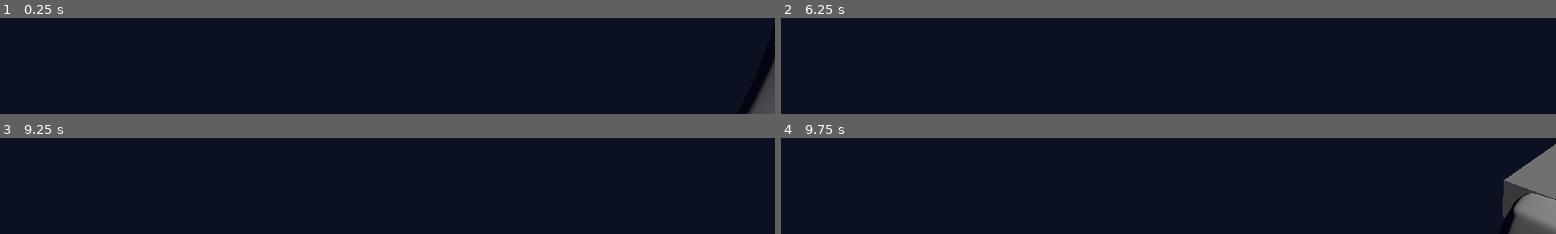
Above: before the commit, frames 1-4 (two rows, left to right).
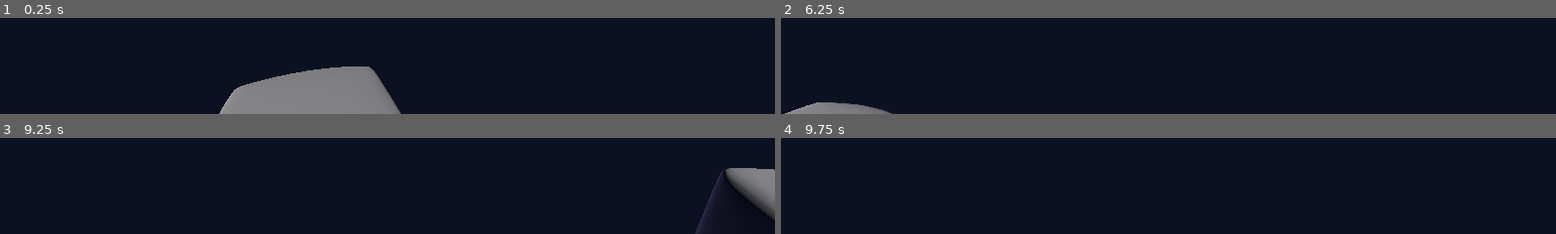
Above: after the commit, the same moments.

Repository: dairycultist/maltigi-run
Game: Godot game, scene res://world.tscn
The game is run twice, just before and just after one commit, with the same random seed, the same clock (stepped at 60 frames per second) and the same inputs.
Inputs (mouse positions are in pixels of both pictures, inside the frame that each line leads up to):
- Up to frame 1 (0.25 s): no input
- Up to frame 2 (6.25 s): tap Enter (ui_accept) at 0.5, 1.35, 1.52, 1.82, 2, 2.85, 3.02, 3.32, 3.5, 4.35, 4.52, 4.82, 5.85, 6.02 s; move the mouse to (outside the picture) at 0.52 s; hold Enter (ui_accept) 0.53-1.28 s; hold Up (walk_up) 0.53-5.78 s; move the mouse to (outside the picture) at 1.27 s; move the mouse to (outside the picture) at 2.02 s; hold Enter (ui_accept) 2.03-2.78 s; move the mouse to (outside the picture) at 2.77 s; move the mouse to (outside the picture) at 3.52 s; hold Enter (ui_accept) 3.53-4.28 s; move the mouse to (outside the picture) at 4.27 s; move the mouse to (outside the picture) at 5.02 s; hold Enter (ui_accept) 5.03-5.78 s; move the mouse to (outside the picture) at 5.77 s; hold Right (walk_right) from 5.78 s (still down)
- Up to frame 3 (9.25 s): tap Enter (ui_accept) at 6.32, 7.35, 7.52, 7.82, 8.85, 9.02 s; move the mouse to (outside the picture) at 6.52 s; release Right (walk_right) at 6.53 s; hold Enter (ui_accept) 6.53-7.28 s; hold Up (walk_up) 6.53-8.78 s; move the mouse to (outside the picture) at 7.27 s; move the mouse to (outside the picture) at 8.02 s; hold Enter (ui_accept) 8.03-8.78 s; move the mouse to (outside the picture) at 8.77 s; hold Left (walk_left) from 8.78 s (still down)
- Up to frame 4 (9.75 s): tap Enter (ui_accept) at 9.32 s; move the mouse to (outside the picture) at 9.52 s; release Left (walk_left) at 9.53 s; hold Up (walk_up) from 9.53 s (still down); hold Enter (ui_accept) from 9.53 s (still down)

The runs differ from the first frame. In frame 1, 9.6% of the frame differs, in the area x 28-100%, y 43-100%; in frame 2, 1.1%; in frame 3, 2.3%; in frame 4, 4.8%.

Commit message:
Boobcoins

Diff:
--- /dev/null
+++ b/boobcoin_animator.gd
@@ -0,0 +1,4 @@
+extends Node3D
+
+func _process(delta: float) -> void:
+	rotation.y += delta
--- a/path.tscn
+++ b/path.tscn
@@ -1,4 +1,7 @@
-[gd_scene load_steps=3 format=3 uid="uid://cssjgrljslw3b"]
+[gd_scene load_steps=5 format=3 uid="uid://cssjgrljslw3b"]
+
+[ext_resource type="PackedScene" uid="uid://bdgc2c6bsecht" path="res://thick_roblox.fbx" id="1_ckofj"]
+[ext_resource type="Script" uid="uid://0iopt73be7sv" path="res://boobcoin_animator.gd" id="2_0xr8s"]
 
 [sub_resource type="BoxMesh" id="BoxMesh_f3sb7"]
 size = Vector3(3, 0.5, 3)
@@ -15,3 +18,10 @@
 [node name="CollisionShape3D" type="CollisionShape3D" parent="."]
 transform = Transform3D(1, 0, 0, 0, 1, 0, 0, 0, 1, 0, -0.25, 0)
 shape = SubResource("BoxShape3D_fj7yv")
+
+[node name="Boobcoin" type="Node3D" parent="."]
+transform = Transform3D(1, 0, 0, 0, 1, 0, 0, 0, 1, 0, 0.5, 0)
+
+[node name="Dunny But Rule34" parent="Boobcoin" instance=ExtResource("1_ckofj")]
+transform = Transform3D(0.2, 0, 0, 0, 0.2, 0, 0, 0, 0.2, 0, 0, 0)
+script = ExtResource("2_0xr8s")
--- a/path_generator.gd
+++ b/path_generator.gd
@@ -2,8 +2,14 @@
 
 const PATH := preload("res://path.tscn")
 
+# boobcoin collecting
+# enemy chasing you
+# transportation to shop upon getting all boobcoin
+# items/modifiers
+# more enemies, randomly selected from (ex. one that makes all platforms icey)
+
 const PATH_SIZE := 3
-const MAZE_SIZE := 30
+const MAZE_SIZE := 15
 
 func _ready() -> void:
 
--- a/player_controller.gd
+++ b/player_controller.gd
@@ -30,7 +30,7 @@
 	if (velocity.y > -max_fall_speed):
 		velocity += get_gravity() * 2.5 * delta
 
-	if Input.is_action_just_pressed("ui_accept") and is_on_floor():
+	if Input.is_action_pressed("ui_accept") and is_on_floor():
 		velocity.y = jump_speed
 
 	if direction:
@@ -44,6 +44,12 @@
 
 	if is_on_floor():
 		velocity = lerp(velocity, Vector3.ZERO, delta * drag)
+	else:
+		# make planar velocity forward only
+		var forward = -get_global_transform().basis.z
+		var planar = Vector3(forward.x, 0, forward.z) * Vector2(velocity.x, velocity.z).length()
+		velocity.x = planar.x
+		velocity.z = planar.z
 
 	move_and_slide()
 
--- a/world.tscn
+++ b/world.tscn
@@ -1,7 +1,6 @@
-[gd_scene load_steps=6 format=3 uid="uid://pjh5004dwu6a"]
+[gd_scene load_steps=5 format=3 uid="uid://pjh5004dwu6a"]
 
 [ext_resource type="Script" uid="uid://vlcd5np3m2um" path="res://player_controller.gd" id="1_f3sb7"]
-[ext_resource type="PackedScene" uid="uid://bdgc2c6bsecht" path="res://thick_roblox.fbx" id="2_fj7yv"]
 [ext_resource type="Script" uid="uid://4qq25euwydf1" path="res://path_generator.gd" id="3_tlwt5"]
 
 [sub_resource type="CapsuleShape3D" id="CapsuleShape3D_gv5m4"]
@@ -25,12 +24,16 @@
 
 [node name="DirectionalLight3D" type="DirectionalLight3D" parent="."]
 transform = Transform3D(0.191835, 0.97278, -0.129994, -0.805301, 0.231731, 0.545702, 0.560971, 0, 0.827835, 0, 0, 0)
+sky_mode = 1
+
+[node name="DirectionalLight3D" type="DirectionalLight3D" parent="DirectionalLight3D"]
+transform = Transform3D(-1, 0, -8.74228e-08, 0, 1, 0, 8.74228e-08, 0, -1, 0, 0, 0)
+light_color = Color(0.54382, 0.498802, 0.808822, 1)
+light_energy = 0.5
+sky_mode = 1
 
 [node name="WorldEnvironment" type="WorldEnvironment" parent="."]
 environment = SubResource("Environment_f3sb7")
 
-[node name="Dunny But Rule34" parent="." instance=ExtResource("2_fj7yv")]
-transform = Transform3D(0.35, 0, 0, 0, 0.35, 0, 0, 0, 0.35, 1, 0, 0)
-
 [node name="PathGenerator" type="Node3D" parent="."]
 script = ExtResource("3_tlwt5")
Not shown, added: boobcoin_animator.gd.uid
